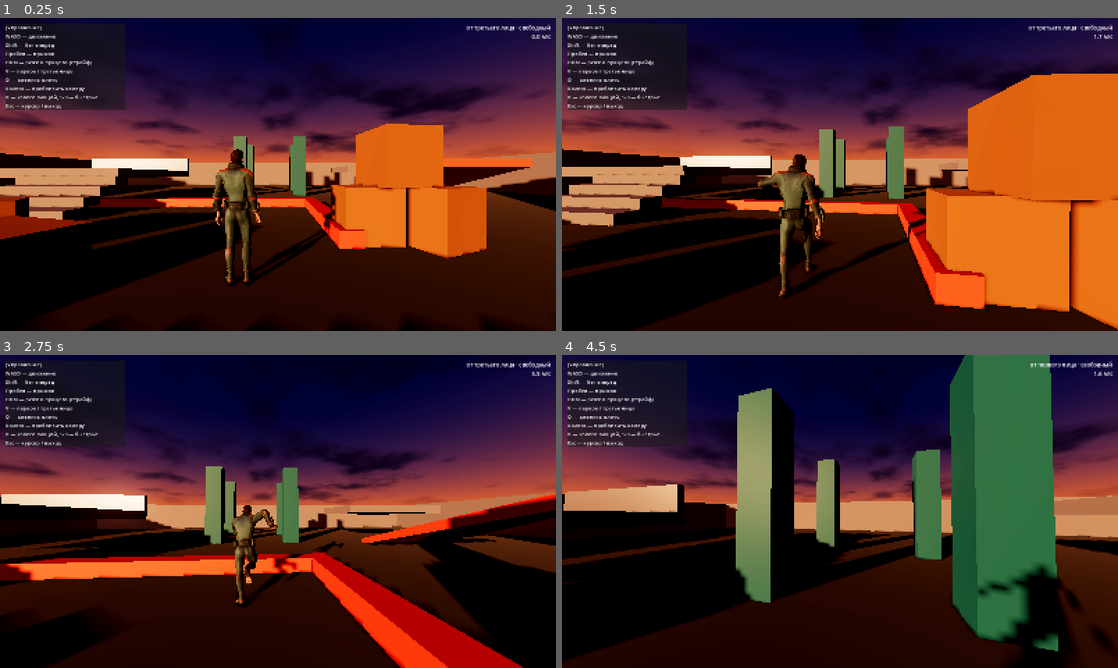
Above: before the commit, frames 1-4 (two rows, left to right).
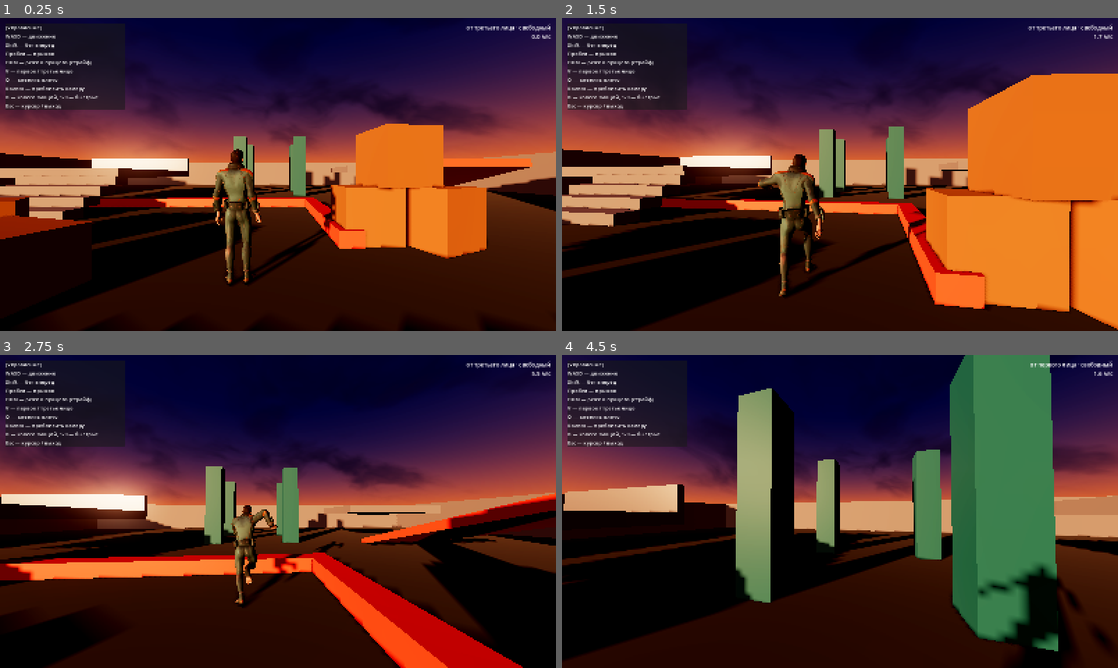
Above: after the commit, the same moments.

Repository: gazpromivanovic-boop/Sex
Game: Godot game, scene res://scenes/main.tscn
The game is run twice, just before and just after one commit, with the same random seed, the same clock (stepped at 60 frames per second) and the same inputs.
Inputs (mouse positions are in pixels of both pictures, inside the frame that each line leads up to):
- Up to frame 1 (0.25 s): no input
- Up to frame 2 (1.5 s): move the mouse to (867, 174) at 0.52 s; hold Right mouse button (aim) 0.53-1.28 s; hold W (move_forward) from 0.53 s (still down); tap Space (jump) at 0.77 s; move the mouse to (812, 174) at 1.27 s; tap B (emote_wheel) at 1.35 s
- Up to frame 3 (2.75 s): keep holding W (move_forward); tap Space (jump) at 1.52 s; move the mouse to (289, 505) at 2.02 s; hold Shift (sprint) from 2.03 s (still down)
- Up to frame 4 (4.5 s): keep holding W (move_forward); move the mouse to (834, 517) at 2.77 s; release Shift (sprint) at 2.78 s; tap Q (swap_shoulder) at 2.85 s; tap Space (jump) at 3.02, 3.77 s; move the mouse to (878, 514) at 3.52 s; hold V (toggle_view) 3.53-4.28 s; move the mouse to (795, 508) at 4.27 s; tap Mouse wheel up (zoom_in) at 4.35 s

The runs differ from the first frame. In frame 1, 4.7% of the frame differs, in the area x 0-93%, y 15-77%; in frame 2, 4.3%; in frame 3, 5.2%, in the area x 0-100%, y 20-100%; in frame 4, 2.2%.

Commit message:
Чиню облака, оживляю низ неба, прибавляю солнце и лучи
Облака разваливались на клинья: проекция делила направление взгляда на его же
высоту, у горизонта координаты шума уходили в тысячи, а sin-хеш там теряет
точность и вырождается в полосы. Знаменатель смягчён, добавлено доменное
искажение — края стали рваными вместо круглых пятен.

Низ неба был ровной почти чёрной заливкой, и за краем арены полкадра занимала
пустота. Теперь там градиент от дымки у горизонта к тёмному дну плюс подхват
тепла со стороны солнца.

Солнце и лучи прибавлены после прошлого убавления, примерно до середины между
двумя крайностями: энергия диска 4.5 -> 7.0, ореол 1.0 -> 1.6, плотность
объёмного тумана 0.005 -> 0.011, энергия рассеяния 1.0 -> 2.2, порог свечения
1.35 -> 1.1.

Co-Authored-By: Claude Opus 5 <noreply@anthropic.com>

Diff:
--- a/assets/shaders/sunset_sky.gdshader
+++ b/assets/shaders/sunset_sky.gdshader
@@ -26,25 +26,31 @@
 // Угловой радиус диска в градусах. У настоящего солнца это 0.27°, но такое
 // пятно на закате не читается — берём заметно крупнее.
 uniform float sun_angular_size : hint_range(0.1, 15.0) = 2.2;
-uniform float sun_energy : hint_range(0.0, 40.0) = 4.5;
+uniform float sun_energy : hint_range(0.0, 40.0) = 7.0;
 uniform vec3 halo_color : source_color = vec3(1.0, 0.42, 0.14);
 // Ширина ореола вокруг солнца: больше значение — уже пятно.
 uniform float halo_tightness : hint_range(1.0, 200.0) = 22.0;
-uniform float halo_energy : hint_range(0.0, 8.0) = 1.0;
+uniform float halo_energy : hint_range(0.0, 8.0) = 1.6;
 // Второй, совсем широкий ореол — он и подкрашивает полнеба в тёплый.
 uniform float wash_tightness : hint_range(0.5, 20.0) = 2.5;
-uniform float wash_energy : hint_range(0.0, 4.0) = 0.18;
+uniform float wash_energy : hint_range(0.0, 4.0) = 0.3;
 
 group_uniforms ground;
-uniform vec3 ground_color : source_color = vec3(0.045, 0.04, 0.06);
+// Цвет у самой линии горизонта — сюда садится дымка.
+uniform vec3 ground_horizon : source_color = vec3(0.30, 0.17, 0.16);
+// Цвет вниз, под ноги. Между ними идёт градиент: ровная заливка читается как
+// чёрный провал, стоит только посмотреть за край уровня.
+uniform vec3 ground_deep : source_color = vec3(0.05, 0.04, 0.06);
+// Насколько быстро дымка темнеет ко дну. Меньше — дольше держится светлой.
+uniform float ground_falloff : hint_range(0.2, 8.0) = 1.7;
 // Насколько мягко небо переходит в землю под линией горизонта.
-uniform float ground_blend : hint_range(0.005, 0.5) = 0.06;
+uniform float ground_blend : hint_range(0.005, 0.5) = 0.12;
 
 group_uniforms clouds;
 // 0 — чистое небо, 1 — сплошная облачность.
 uniform float cloud_amount : hint_range(0.0, 1.0) = 0.5;
-uniform float cloud_sharpness : hint_range(0.01, 1.0) = 0.35;
-uniform float cloud_scale : hint_range(0.1, 8.0) = 1.6;
+uniform float cloud_sharpness : hint_range(0.01, 1.0) = 0.45;
+uniform float cloud_scale : hint_range(0.1, 8.0) = 2.4;
 uniform float cloud_speed : hint_range(0.0, 0.2) = 0.008;
 uniform vec3 cloud_lit : source_color = vec3(1.0, 0.66, 0.38);
 uniform vec3 cloud_dark : source_color = vec3(0.16, 0.12, 0.2);
@@ -94,17 +100,29 @@
 		col += halo_color * pow(sun_dot, wash_tightness) * wash_energy;
 	}
 
-	// облака лежат на условной плоскости: чем ближе к горизонту, тем сильнее
-	// вытягивается проекция — так и выглядит перспектива облачного слоя
-	if (up > 0.01 && cloud_amount > 0.001) {
-		vec2 uv = dir.xz / (up + 0.15) * cloud_scale + vec2(TIME * cloud_speed, 0.0);
-		float n = fbm(uv);
+	// Облака лежат на условной плоскости над головой. Знаменатель смягчён
+	// намеренно: если делить на сам up, у горизонта координаты улетают в тысячи,
+	// где sin-хеш теряет точность и шум вырождается в прямые полосы и клинья.
+	// С таким знаменателем растяжение ограничено, а перспектива слоя остаётся.
+	if (cloud_amount > 0.001) {
+		float h = max(up, 0.0);
+		vec2 uv = dir.xz / (h + 0.45) * cloud_scale;
+		uv += vec2(TIME * cloud_speed, TIME * cloud_speed * 0.4);
+
+		// доменное искажение: облака получают рваные края вместо круглых пятен
+		vec2 warp = vec2(fbm(uv * 0.55 + 11.3), fbm(uv * 0.55 - 7.1)) - 0.5;
+		float n = fbm(uv + warp * 1.7);
+
 		float lo = 1.0 - cloud_amount;
 		float cover = smoothstep(lo, lo + cloud_sharpness, n);
-		// подсветка снизу-сбоку: у заката облака горят со стороны солнца
+		// к самому горизонту слой истончается и уходит в дымку
+		cover *= smoothstep(0.0, 0.3, h);
+
+		// подсветка со стороны солнца плюс объём: плотное ядро светлее краёв
 		vec3 cloud = mix(cloud_dark, cloud_lit, pow(sun_dot, 2.5));
-		// у самого горизонта слой уводим в дымку, иначе видно край проекции
-		cover *= smoothstep(0.01, 0.22, up);
+		// окно фиксированной ширины: при малой облачности lo подходит к единице,
+		// и smoothstep(lo, 1.0, n) выродился бы в неопределённый случай
+		cloud *= mix(0.8, 1.2, smoothstep(lo, lo + 0.5, n));
 		col = mix(col, cloud, cover);
 	}
 
@@ -118,9 +136,19 @@
 		col += sun_color * disc * sun_energy * LIGHT0_ENERGY;
 	}
 
-	// земля под горизонтом. Порядок краёв в smoothstep важен: при edge0 >= edge1
-	// результат по спецификации не определён и на разных драйверах разный.
-	col = mix(col, ground_color, 1.0 - smoothstep(-ground_blend, 0.0, up));
+	// Земля под горизонтом. Не заливка одним цветом, а дымка: у линии горизонта
+	// светлая, ко дну темнеет и со стороны солнца подхватывает тепло. Иначе,
+	// стоит посмотреть за край уровня, полкадра занимает чёрная пустота.
+	// Порядок краёв в smoothstep важен: при edge0 >= edge1 результат по
+	// спецификации не определён и на разных драйверах разный.
+	float below = 1.0 - smoothstep(-ground_blend, 0.0, up);
+	if (below > 0.001) {
+		float depth = pow(clamp(-up, 0.0, 1.0), 1.0 / ground_falloff);
+		vec3 gnd = mix(ground_horizon, ground_deep, depth);
+		gnd += halo_color * pow(sun_dot, wash_tightness * 1.5)
+			* wash_energy * 0.7 * (1.0 - depth);
+		col = mix(col, gnd, below);
+	}
 
 	COLOR = col;
 }
--- a/scenes/default_env.tres
+++ b/scenes/default_env.tres
@@ -11,17 +11,19 @@
 shader_parameter/mid_falloff = 2.0
 shader_parameter/sun_color = Color(1, 0.82, 0.58, 1)
 shader_parameter/sun_angular_size = 2.2
-shader_parameter/sun_energy = 4.5
+shader_parameter/sun_energy = 7.0
 shader_parameter/halo_color = Color(1, 0.42, 0.14, 1)
 shader_parameter/halo_tightness = 22.0
-shader_parameter/halo_energy = 1.0
+shader_parameter/halo_energy = 1.6
 shader_parameter/wash_tightness = 2.5
-shader_parameter/wash_energy = 0.18
-shader_parameter/ground_color = Color(0.045, 0.04, 0.06, 1)
-shader_parameter/ground_blend = 0.06
+shader_parameter/wash_energy = 0.3
+shader_parameter/ground_horizon = Color(0.3, 0.17, 0.16, 1)
+shader_parameter/ground_deep = Color(0.05, 0.04, 0.06, 1)
+shader_parameter/ground_falloff = 1.7
+shader_parameter/ground_blend = 0.12
 shader_parameter/cloud_amount = 0.5
-shader_parameter/cloud_sharpness = 0.35
-shader_parameter/cloud_scale = 1.6
+shader_parameter/cloud_sharpness = 0.45
+shader_parameter/cloud_scale = 2.4
 shader_parameter/cloud_speed = 0.008
 shader_parameter/cloud_lit = Color(1, 0.66, 0.38, 1)
 shader_parameter/cloud_dark = Color(0.16, 0.12, 0.2, 1)
@@ -46,11 +48,11 @@
 glow_levels/4 = 1.0
 glow_levels/5 = 0.7
 glow_normalized = true
-glow_intensity = 0.5
+glow_intensity = 0.7
 glow_bloom = 0.02
-glow_hdr_threshold = 1.35
+glow_blend_mode = 2
+glow_hdr_threshold = 1.1
 glow_hdr_scale = 1.0
-glow_blend_mode = 2
 fog_enabled = true
 fog_light_color = Color(0.78, 0.44, 0.29, 1)
 fog_light_energy = 0.7
@@ -60,13 +62,12 @@
 fog_height = -6.0
 fog_height_density = 0.015
 volumetric_fog_enabled = true
-volumetric_fog_density = 0.005
+volumetric_fog_density = 0.011
 volumetric_fog_albedo = Color(1, 0.86, 0.76, 1)
 volumetric_fog_emission = Color(0.06, 0.03, 0.02, 1)
 volumetric_fog_emission_energy = 0.0
-volumetric_fog_gi_inject = 0.15
+volumetric_fog_gi_inject = 0.25
 volumetric_fog_anisotropy = 0.55
-volumetric_fog_length = 64.0
 volumetric_fog_ambient_inject = 0.08
 volumetric_fog_sky_affect = 0.0
 adjustment_enabled = true
--- a/scenes/main.tscn
+++ b/scenes/main.tscn
@@ -162,7 +162,7 @@
 light_color = Color(1, 0.71, 0.45, 1)
 light_energy = 1.2
 light_angular_distance = 1.2
-light_volumetric_fog_energy = 1.0
+light_volumetric_fog_energy = 2.2
 shadow_enabled = true
 shadow_bias = 0.1
 shadow_normal_bias = 1.5
Not shown, changed: README.md
